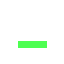
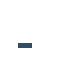
Two versions of the same layered image (w=64, h=64). Layer-by-layer changes:
painted on "Layer 2" over box(18, 41, 47, 48)
